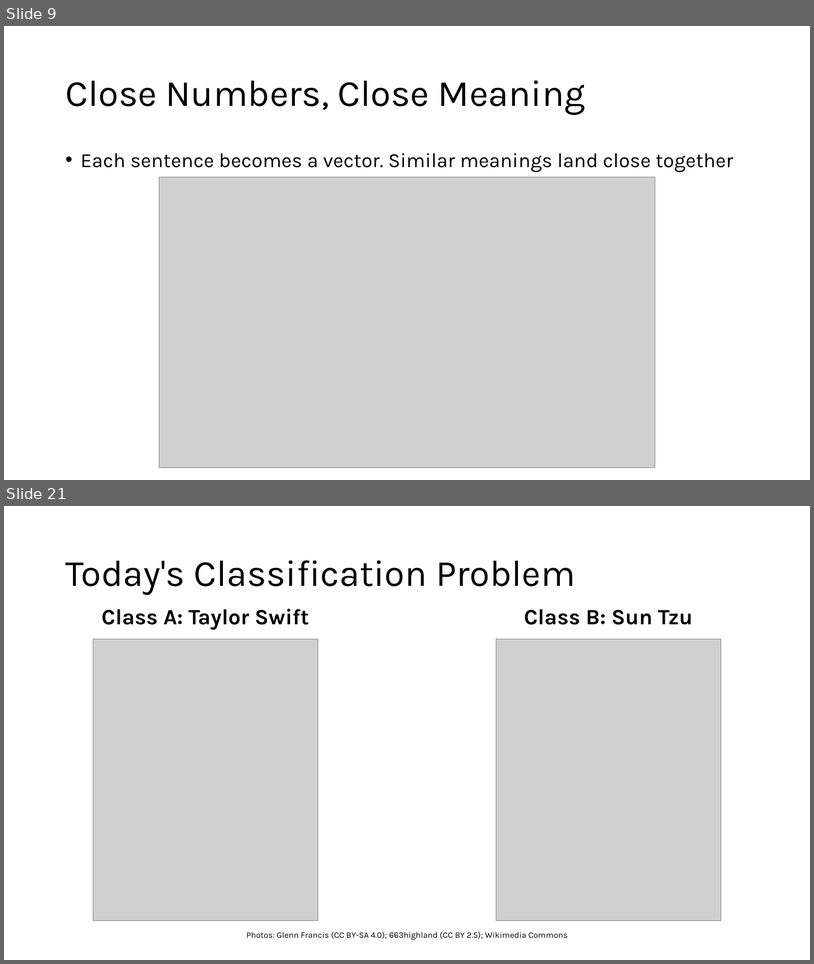
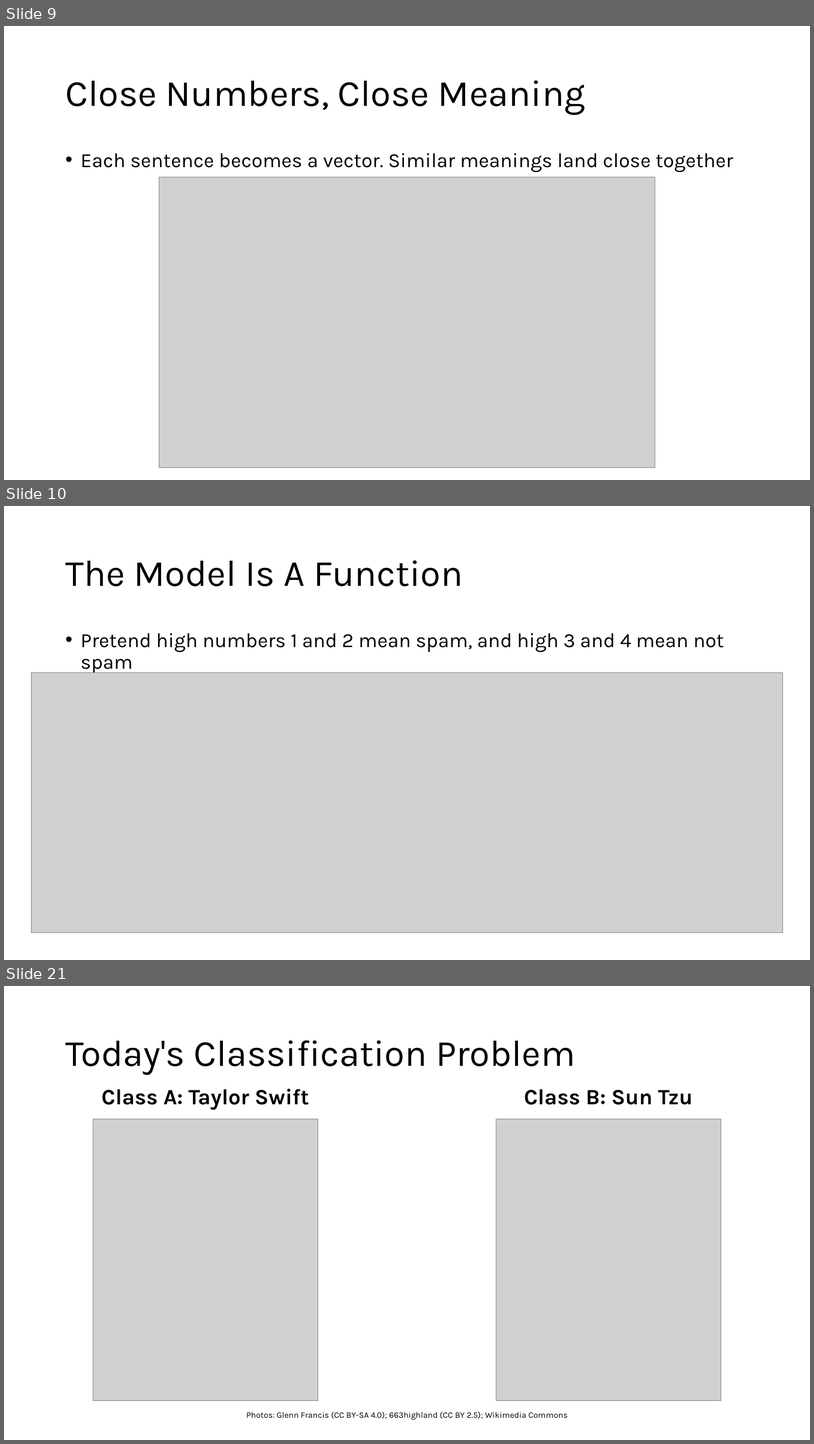
Before and after one commit to IslamTayeb/tzu-vs-taylor, a slide deck: slides/tzu_vs_taylor_lecture.pptx. Shown one above the other, each under a label of ours: slides 9 and 21 before the commit, slides 9, 10 and 21 after it; the slides between them are not shown. The pictures are 814x964 and 814x1444 pixels, drawn with LibreOffice and Linux fonts; fonts in the diff are those of the drawing; grey boxes stand for pictures. Boxes give left, top, right and bottom in pixels: in the first picture for what was removed or moved away, otherwise in the second. Text is boxed around its words. In the diff, an @@ line names an element or a change of style, - is before the commit and + after.

```diff
--- a/slides/tzu_vs_taylor_lecture.pptx
+++ b/slides/tzu_vs_taylor_lecture.pptx
@@ slide 10 added at [4,506,810,960], background #FFFFFF @@
@@ title added at [65,560,463,586], 44 pt, text #000000 @@
+The Model Is A Function
@@ text added at [81,633,724,674], 24 pt, text #000000 @@
+• Pretend high numbers 1 and 2 mean spam, and high 3 and 4 mean not spam
@@ picture added at [31,672,783,933] @@
```
Also in this commit, not shown: 5 slides changed, 1 slide removed, 25 other files.
